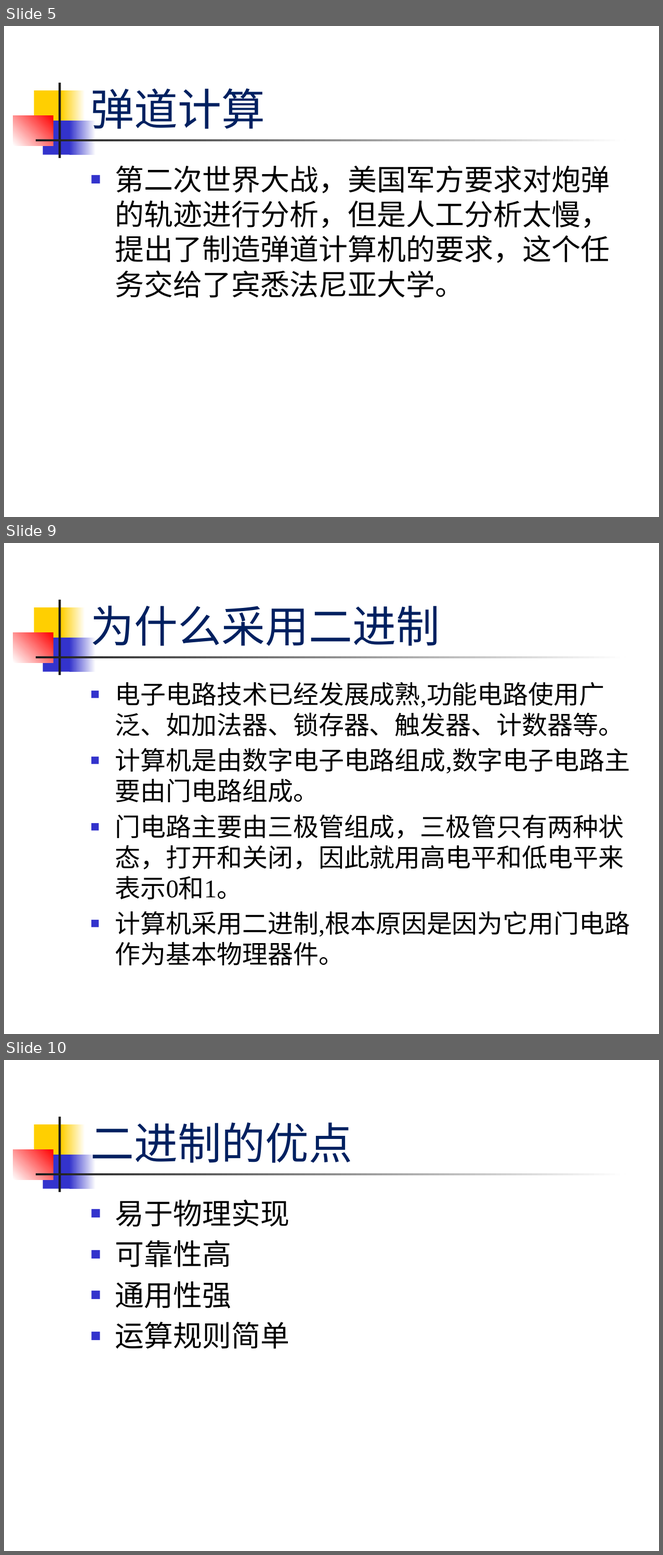
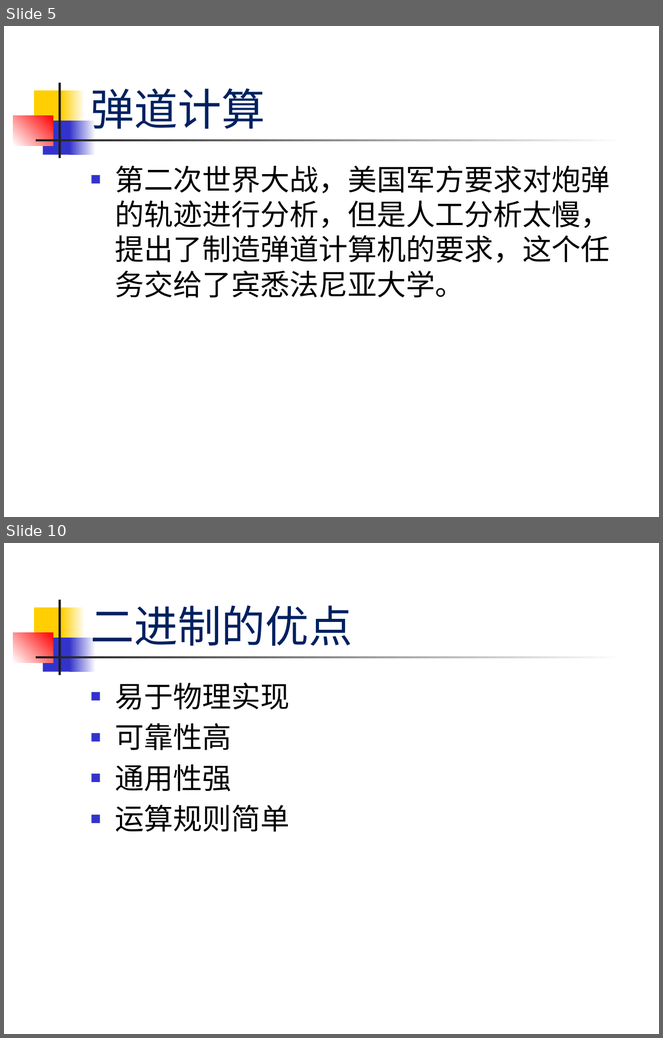
Before and after one commit to sans123wx/class, a slide deck: 计算机应用基础/第1章计算机基础/第1.1章 计算机概述.pptx. Shown one above the other, each under a label of ours: slides 5, 9 and 10 before the commit, slides 5 and 10 after it; the slides between them are not shown. The pictures are 663x1555 and 663x1038 pixels, drawn with LibreOffice and Linux fonts; fonts in the diff are those of the drawing. Boxes give left, top, right and bottom in pixels: in the first picture for what was removed or moved away, otherwise in the second. Text is boxed around its words. In the diff, an @@ line names an element or a change of style, - is before the commit and + after.

```diff
--- a/计算机应用基础/第1章计算机基础/第1.1章 计算机概述.pptx
+++ b/计算机应用基础/第1章计算机基础/第1.1章 计算机概述.pptx
@@ slide 9 removed at [4, 543, 659, 1034], background #FFFFFF; not listed: 7 template elements that a slide beside it also shows @@
@@ title removed at [90, 605, 440, 646] @@
-为什么采用二进制
@@ text removed at [115, 682, 631, 966] @@
-■ 电子电路技术已经发展成熟,功能电路使用广泛、如加法器、锁存器、触发器、计数器等。
-■ 计算机是由数字电子电路组成,数字电子电路主要由门电路组成。
-■ 门电路主要由三极管组成，三极管只有两种状态，打开和关闭，因此就用高电平和低电平来表示0和1。
-■ 计算机采用二进制,根本原因是因为它用门电路作为基本物理器件。
```
Also in this commit, not shown: 94 slides changed, 1 slide added, 4 other slides removed.
